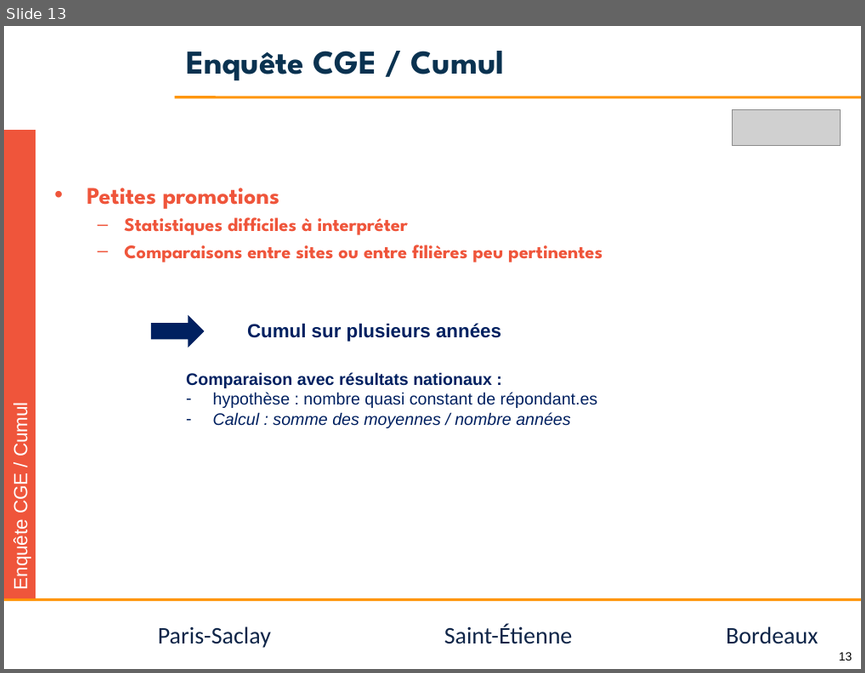
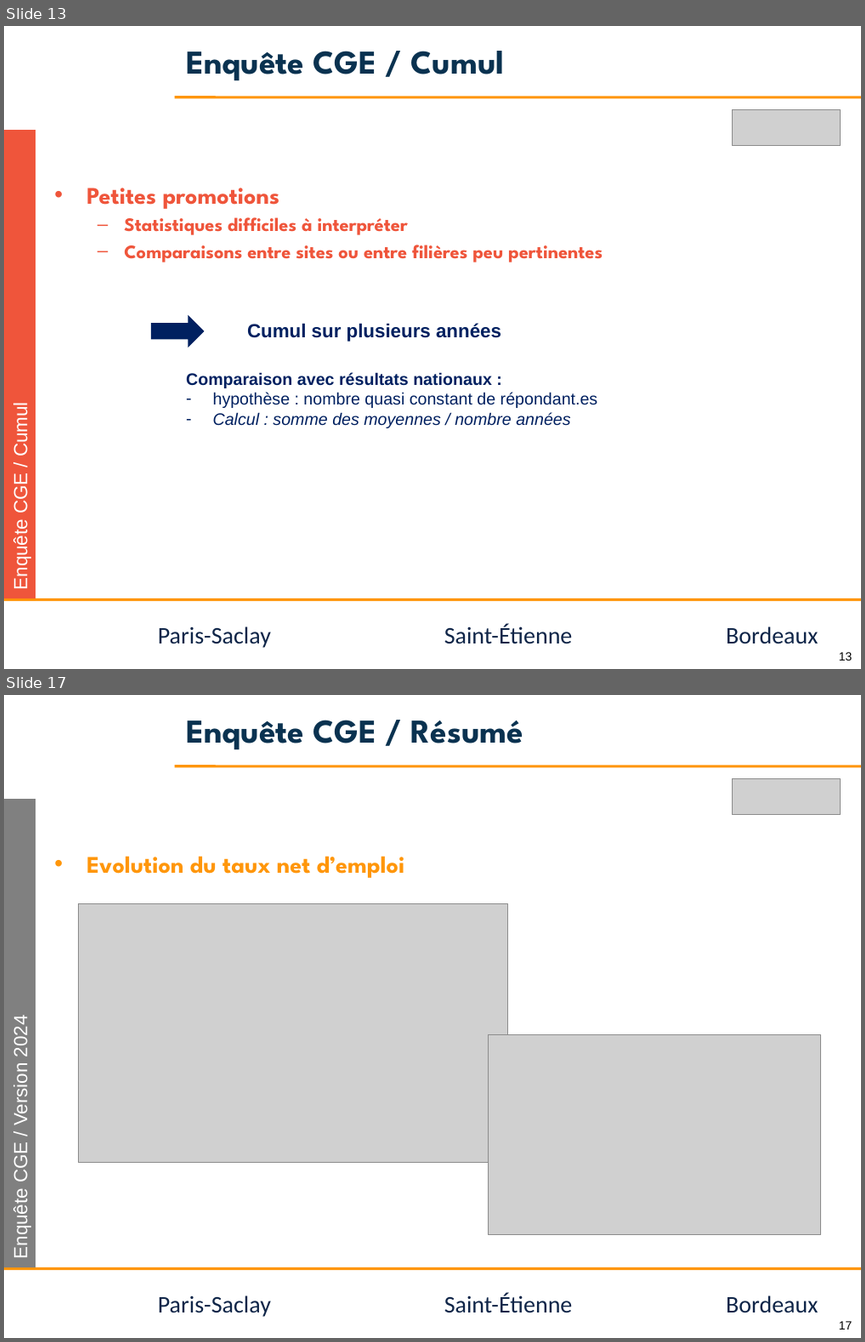
Before and after one commit to jvillemejane/jvillemejane, a slide deck: Presentations/2024_COPERF_CGE.pptx. Shown one above the other, each under a label of ours: slide 13 before the commit, slides 13 and 17 after it; the slides between them are not shown. The pictures are 865x673 and 865x1342 pixels, drawn with LibreOffice and Linux fonts; fonts in the diff are those of the drawing; grey boxes stand for pictures; background and template pictures are left out. Boxes give left, top, right and bottom in pixels: in the first picture for what was removed or moved away, otherwise in the second. Text is boxed around its words. In the diff, an @@ line names an element or a change of style, - is before the commit and + after.

```diff
--- a/Presentations/2024_COPERF_CGE.pptx
+++ b/Presentations/2024_COPERF_CGE.pptx
@@ slide 17 added at bbox=[4, 695, 861, 1338], background #FFFFFF; not listed: 6 template elements that a slide beside it also shows @@
@@ title added at bbox=[186, 720, 523, 749], 28 pt, text #0A3250, bold @@
+Enquête CGE / Résumé
@@ picture added at bbox=[732, 779, 840, 815] @@
@@ rectangle added at bbox=[4, 799, 35, 1267], fill #808080, 16 pt, text #FFFFFF @@
+Enquête CGE / Version 2024
@@ text added at bbox=[86, 856, 405, 878], 20 pt, text #FF960A, bold @@
+• Evolution du taux net d’emploi
@@ picture added at bbox=[79, 904, 508, 1162] @@
@@ picture added at bbox=[488, 1034, 821, 1234] @@
```
Also in this commit, not shown: 9 slides changed, 3 other slides added, 1 other file.
